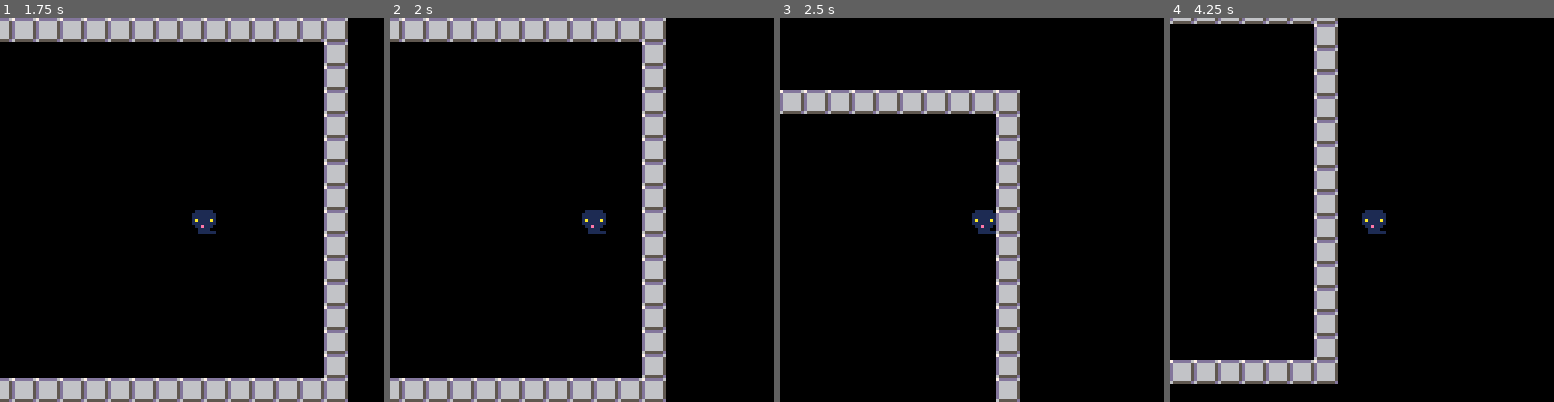
Above: before the commit, frames 1-4 (left to right).
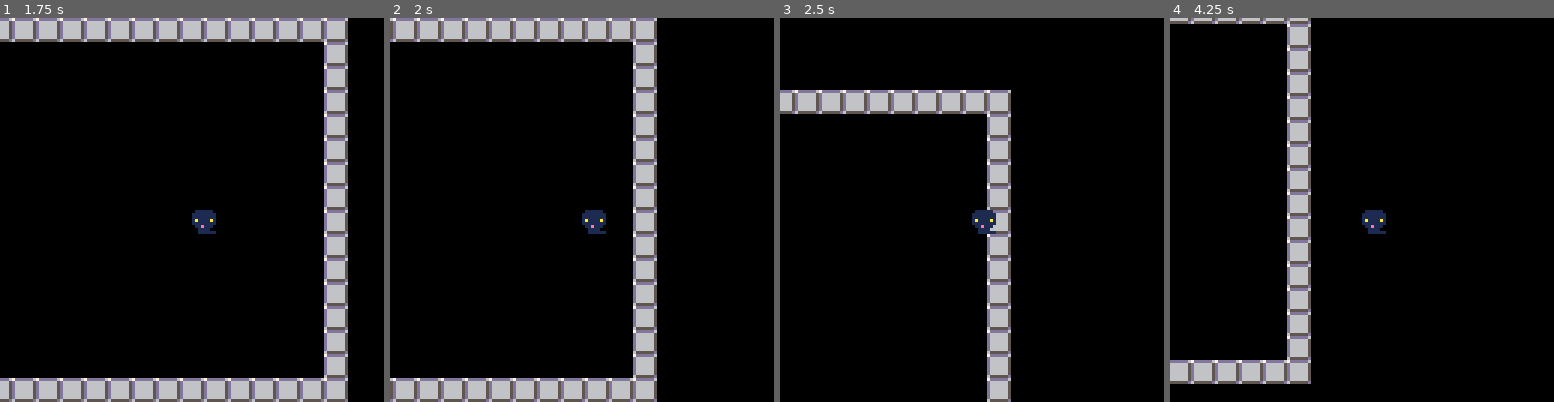
Above: after the commit, the same moments.

Repository: cutecprog/carts
Game: PICO-8 cartridge play.p8
Same seed, same stepped clock (60 frames per second), same inputs: the game is played once before the commit and once after it.
Inputs:
- Up to frame 1 (1.75 s): tap X (X key) at 0.33, 1.07 s; tap O (Z key) at 0.7, 1.7 s; hold Right from 1.6 s (still down)
- Up to frame 2 (2 s): keep holding Right; tap X (X key) at 1.85 s
- Up to frame 3 (2.5 s): release Right at 2.1 s; tap O (Z key) at 2.1 s; hold Up 2.15-2.42 s; hold Right from 2.47 s (still down)
- Up to frame 4 (4.25 s): tap O (Z key) every 0.4 s from 2.5 to 4.1 s; tap X (X key) at 2.97, 4.08 s; release Right at 3.03 s; hold Left 3.08-3.58 s; hold Down 3.63-3.97 s; hold Right from 4.02 s (still down)

Frame 1 is identical in both runs. In frame 2, 10% of the frame differs, in the area x 0-72%, y 0-100%; in frame 3, 6.6%; in frame 4, 13%, in the area x 0-44%, y 0-96%.

Commit message:
Add first mode function

Diff:
--- a/play.p8
+++ b/play.p8
@@ -2,13 +2,10 @@
 version 29
 __lua__
 function _init()
- pc = {posx=0, posy=0, speed=3}
 end
 
-
-
 function _update()
- move(pc,⬅️,➡️,⬆️,⬇️)
+ move_around()
 end
 
 function _draw()
@@ -18,14 +15,25 @@
 end
 -->8
 --player
+pc = {posx=0, posy=0, speed=3}
 -->8
 --util
 function btni(key)
  return btn(key) and 1 or 0
 end
 
-function move(self,l,r,u,d)
- local speed = self.speed
+function move_around()
+ local speed = pc.speed
+ if btn(❎) then
+  speed *= 1.5
+ end
+ if btnp(🅾️) then
+  sfx(0)
+ end
+ move(pc,speed,⬅️,➡️,⬆️,⬇️)
+end
+
+function move(self,speed,l,r,u,d)
  if btni(l)+btni(r)
     +btni(u)+btni(d) == 2 then
   speed *= .707
Not shown, changed: the sound effects (__sfx__) section of play.p8
